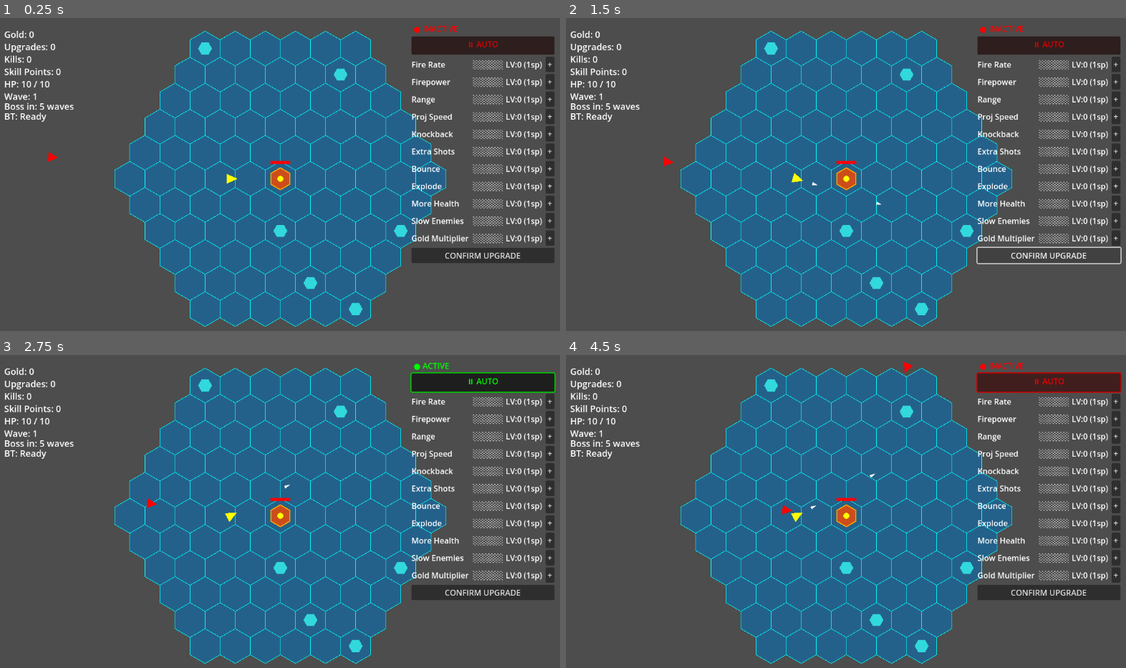
Above: before the commit, frames 1-4 (two rows, left to right).
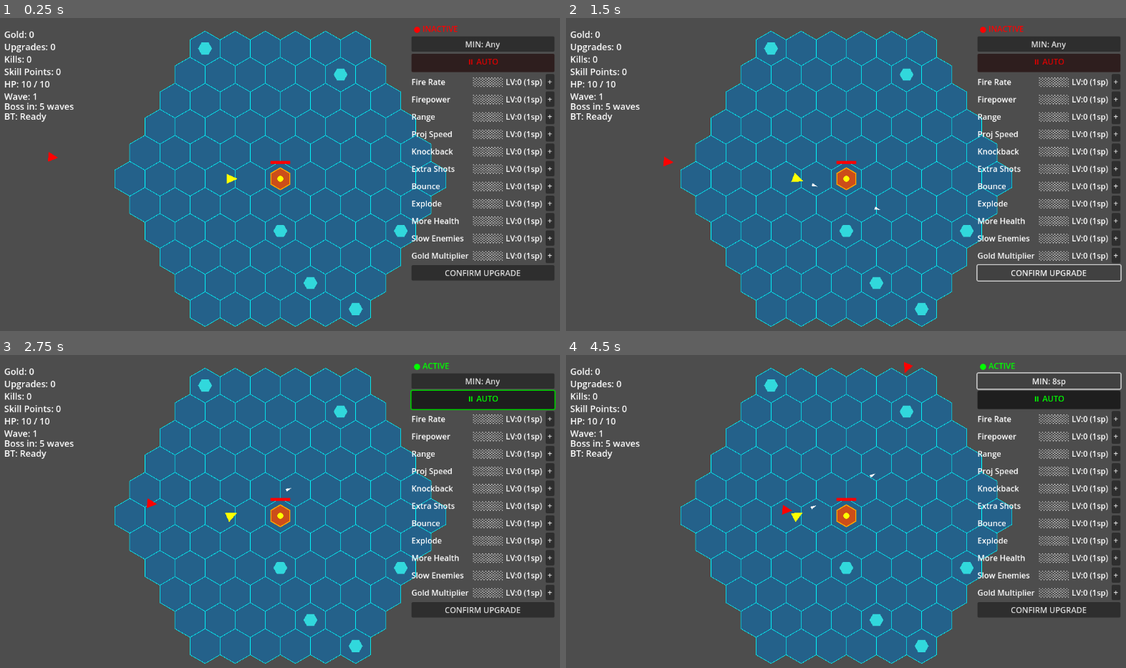
Above: after the commit, the same moments.

Repository: Vexevin/vexagon
Game: Godot game, scene res://hex_map_003.tscn
The game is run twice, just before and just after one commit, with the same random seed, the same clock (stepped at 60 frames per second) and the same inputs.
Inputs (mouse positions are in pixels of both pictures, inside the frame that each line leads up to):
- Up to frame 1 (0.25 s): no input
- Up to frame 2 (1.5 s): click "CONFIRM UPGRADE" at 0.5 s; click "CONFIRM UPGRADE" at 1.25 s
- Up to frame 3 (2.75 s): click "⏸ AUTO" at 2 s
- Up to frame 4 (4.5 s): click (1047, 380) at 2.75 s, where only the run after the commit has a clickable "MIN: Any"; click (1047, 380) at 3.5 s, where only the run after the commit has a clickable "MIN: 2sp+"; click (1047, 380) at 4.25 s, where only the run after the commit has a clickable "MIN: 4sp+"

The runs differ from the first frame. In frame 1, 4.8% of the frame differs, in the area x 73-99%, y 7-84%; in frame 2, 3.5%; in frame 3, 5.1%; in frame 4, 6.3%, in the area x 73-100%, y 2-84%.

Commit message:
Tower damage fixed, scene reload on death, debug G/F keys, multi-skill queue, tower MIN tier toggle

Diff:
--- a/projects/vexagon/enemy_spawner.gd
+++ b/projects/vexagon/enemy_spawner.gd
@@ -94,11 +94,12 @@
 				player.take_damage(1.0)
 				enemies_alive -= 1
 				enemy.queue_free()
-				if enemy.position.distance_to(tower_pos) < 20.0:
-					var tower = get_parent().get_node("Tower")
-					tower.take_damage(10)
-					enemies_alive -= 1
-					enemy.queue_free()
+				continue  # ← skip tower check, enemy is gone
+		if is_instance_valid(enemy) and enemy.position.distance_to(tower_pos) < 20.0:  # ← separate check
+			var tower = get_parent().get_node("Tower")
+			tower.take_damage(10)
+			enemies_alive -= 1
+			enemy.queue_free()
 	for child in get_parent().get_children():
 		if not child is Area2D:
 			continue
--- a/projects/vexagon/hud.gd
+++ b/projects/vexagon/hud.gd
@@ -4,8 +4,9 @@
 var node_fragments := 0
 var kill_count := 0
 var skill_points := 0
-var pending_skill := -1
+var pending_queue: Array = []
 var auto_pause_enabled: bool = false
+var auto_pause_min_cost := 1
 var cooldown_label: Label
 var passive_timer := 0.0
 var health_label: Label
@@ -13,6 +14,7 @@
 var wave_label: Label
 var boss_label: Label
 var bt_label: Label
+
 
 var skill_names := [
 	"Fire Rate", "Firepower", "Range", "Proj Speed",
@@ -50,6 +52,24 @@
 	ap_dot.text = " ● INACTIVE"
 	ap_dot.modulate = Color.RED
 	skill_panel.add_child(ap_dot)
+	var tier_btn = Button.new()
+	tier_btn.text = "MIN: Any"
+	tier_btn.process_mode = Node.PROCESS_MODE_ALWAYS
+	tier_btn.pressed.connect(func():
+		if auto_pause_min_cost == 1:
+			auto_pause_min_cost = 2
+			tier_btn.text = "MIN: 2sp+"
+		elif auto_pause_min_cost == 2:
+			auto_pause_min_cost = 4
+			tier_btn.text = "MIN: 4sp+"
+		elif auto_pause_min_cost == 4:
+			auto_pause_min_cost = 8
+			tier_btn.text = "MIN: 8sp"
+		else:
+			auto_pause_min_cost = 1
+			tier_btn.text = "MIN: Any"
+	)
+	skill_panel.add_child(tier_btn)
 	ap_btn.modulate = Color.RED
 	ap_btn.toggled.connect(func(pressed):
 		auto_pause_enabled = pressed
@@ -61,7 +81,7 @@
 			ap_btn.modulate = Color.RED
 			ap_dot.text = " ● INACTIVE"
 			ap_dot.modulate = Color.RED
-)
+	)
 	skill_panel.add_child(ap_btn)
 	cooldown_label = Label.new()
 	cooldown_label.position = Vector2(400, 10)
@@ -141,7 +161,8 @@
 		var empty := "░".repeat(5 - display_lvl)
 		bars.text = filled + empty + " LV:" + str(skill_levels[i])
 		cost.text = "(" + str(skill_kill_costs[i]) + "sp)"
-		if i == pending_skill:
+		if i in pending_queue:
+			row.modulate = Color.YELLOW
 			row.modulate = Color.YELLOW
 		elif skill_points >= skill_kill_costs[i] and skill_levels[i] < 10:
 			row.modulate = Color(0.5, 1.0, 0.5)
@@ -168,27 +189,37 @@
 func _on_skill_selected(index: int) -> void:
 	if skill_levels[index] >= 10:
 		return
-	pending_skill = index
+	var queue_cost = 0
+	for q in pending_queue:
+		queue_cost += skill_kill_costs[q]
+	var next_cost = skill_kill_costs[index]
+	if skill_points >= queue_cost + next_cost:
+		pending_queue.append(index)
+		call_deferred("refresh_panel")
+
+func _on_confirm() -> void:
+	if pending_queue.is_empty():
+		return
+	for index in pending_queue:
+		if skill_points < skill_kill_costs[index]:
+			break
+		skill_points -= skill_kill_costs[index]
+		skill_levels[index] += 1
+		var lvl: int = skill_levels[index]
+		if lvl < 4:
+			skill_kill_costs[index] = 1
+		elif lvl < 7:
+			skill_kill_costs[index] = 2
+		elif lvl < 10:
+			skill_kill_costs[index] = 4
+		else:
+			skill_kill_costs[index] = 8
+	pending_queue.clear()
 	call_deferred("refresh_panel")
-
-func _on_confirm() -> void:
-	if pending_skill == -1:
-		return
-	if skill_points < skill_kill_costs[pending_skill]:
-		return
-	skill_points -= skill_kill_costs[pending_skill]
-	skill_levels[pending_skill] += 1
-	var lvl: int = skill_levels[pending_skill]
-	if lvl < 4:
-		skill_kill_costs[pending_skill] = 1
-	elif lvl < 7:
-		skill_kill_costs[pending_skill] = 2
-	elif lvl < 10:
-		skill_kill_costs[pending_skill] = 4
-	else:
-		skill_kill_costs[pending_skill] = 8
-	pending_skill = -1
-	call_deferred("refresh_panel")
+	var queue_cost = 0
+	for q in pending_queue:
+		queue_cost += skill_kill_costs[q]
+	confirm_btn.text = "CONFIRM (" + str(queue_cost) + "sp)" if queue_cost > 0 else "CONFIRM UPGRADE"
 	if auto_pause_enabled and not _can_afford_any():
 		get_tree().paused = false
 
@@ -207,6 +238,18 @@
 		if event.keycode == KEY_TAB:
 			get_tree().paused = !get_tree().paused
 			pause_label.visible = get_tree().paused
+		if event.keycode == KEY_I:
+			$SkillPanel.visible = !$SkillPanel.visible
+			get_tree().paused = $SkillPanel.visible
+			pause_label.visible = get_tree().paused
+		if event.keycode == KEY_G:
+			var player = get_parent().get_node("Player")
+			player.current_hp = 99999.0
+			player.max_hp = 99999.0
+			update_health(99999, 99999)
+		if event.keycode == KEY_F:
+			skill_points += 50
+			call_deferred("refresh_panel")
 
 func _check_auto_pause() -> void:
 	if _can_afford_any():
@@ -225,7 +268,7 @@
 		cooldown_label.visible = false
 func _can_afford_any() -> bool:
 	for i in range(skill_kill_costs.size()):
-		if skill_levels[i] < 10 and skill_points >= skill_kill_costs[i]:
+		if skill_levels[i] < 10 and skill_points >= skill_kill_costs[i] and skill_kill_costs[i] >= auto_pause_min_cost:
 			return true
 	return false
 
--- a/projects/vexagon/player.gd
+++ b/projects/vexagon/player.gd
@@ -255,6 +255,8 @@
 		return 1.0
 	return 0.0
 func take_damage(amount: float) -> void:
+	if max_hp >= 99999.0:  # ← god mode check
+		return
 	current_hp -= amount
 	get_parent().get_node("Hud").update_health(current_hp, max_hp)
 	if current_hp <= 0:
